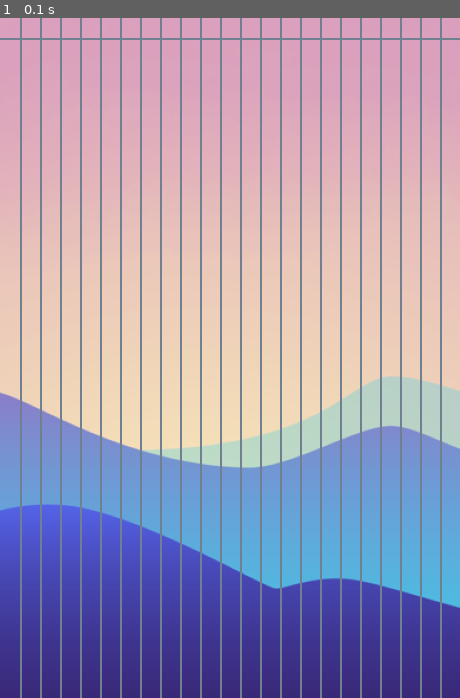
Above: before the commit, frame 1.
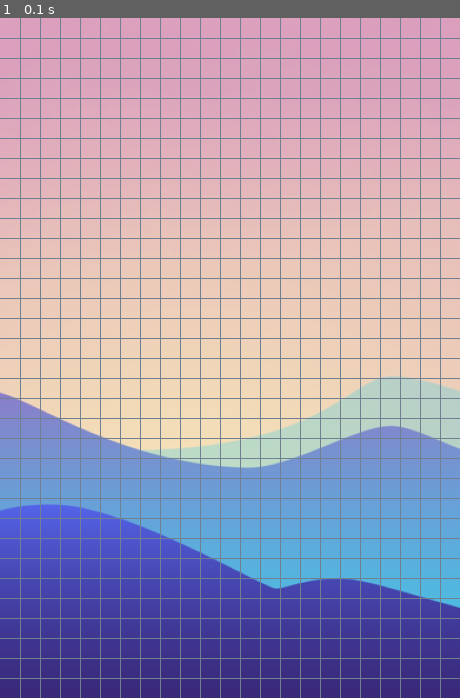
Above: after the commit, the same moment.

Repository: infProgram/inf371_spring2022-Pieces-Ho
Game: pygame game, started from peronalProject/bubbleDefense.py
Same seed, same stepped clock (60 frames per second), same inputs: the game is played once before the commit and once after it.
Inputs:
- Up to frame 1 (0.1 s): no input

The runs differ from the first frame. In frame 1, 8.9% of the frame differs, in the area x 0-100%, y 0-100%.

Commit message:
Draw the x y lines

Diff:
--- a/peronalProject/bubbleDefense.py
+++ b/peronalProject/bubbleDefense.py
@@ -5,20 +5,24 @@
 screen = pygame.display.set_mode(size)
 pygame.display.set_caption('Bubble Defense') #  主窗口标题（Title）
 backgroundPic = pygame.image.load("bgPic.png")
-pointsx = [(-1,20),(460,20)]
+pointsx = [(-1,20),(460,20),(460,40),(-1,40),(-1,60),(460,60),(460,80),(-1,80),(-1,100),(460,100),(460,120),(-1,120),(-1,140),
+(460,140),(460,160),(-1,160),(-1,180),(460,180),(460,200),(-1,200),(-1,220),(460,220),(460,240),(-1,240),(-1,260),(460,260),(460,280),
+(-1,280),(-1,300),(460,300),(460,320),(-1,320),(-1,340),(460,340),(460,360),(-1,360),(-1,380),(460,380),(460,400),(-1,400),(-1,420),
+(460,420),(460,440),(-1,440),(-1,460),(460,460),(460,480),(-1,480),(-1,500),(460,500),(460,520),(-1,520),(-1,540),(460,540),(460,560),
+(-1,560),(-1,580),(460,580),(460,600),(-1,600),(-1,620),(460,620),(460,640),(-1,640),(-1,660),(460,660),(460,680),(-1,680)]
 
-pointsy = [(20, -1),(20, 680),(40, 680),(40, -1),(60, -1),(60, 680),(80, 680),(80, -1),(100, -1),(100, 680),(120, 680),(120, -1),
-(140, -1),(140, 680),(160, 680),(160, -1),(180, -1),(180, 680),(200, 680),(200, -1),(220, -1),(220, 680),(240, 680),
-(240, -1),(260, -1),(260, 680),(280, 680),(280, -1),(300, -1),(300, 680),(320, 680),(320, -1),(340, -1), (340, 680),
-(360, 680),(360, -1),(380, -1),(380, 680),(400, 680),(400, -1),(420, -1),(420, 680),(440, 680),(440, -1)]
+pointsy = [(20,-1),(20,680),(40,680),(40,-1),(60,-1),(60,680),(80,680),(80,-1),(100,-1),(100,680),(120,680),(120,-1),
+(140,-1),(140,680),(160,680),(160,-1),(180,-1),(180,680),(200,680),(200,-1),(220,-1),(220,680),(240,680),
+(240,-1),(260,-1),(260,680),(280,680),(280,-1),(300,-1),(300,680),(320,680),(320,-1),(340,-1), (340,680),
+(360,680),(360,-1),(380,-1),(380,680),(400,680),(400,-1),(420,-1),(420,680),(440,680),(440,-1)]
 
 isRunning = True
 while isRunning:
   for event in pygame.event.get():
     if (event.type == pygame.KEYDOWN and event.key == pygame.K_ESCAPE) or event.type == pygame.QUIT: sys.exit()
   screen.blit(backgroundPic,(0,0))
-  pygame.draw.lines(screen, (112,128,144), 0, pointsx, 2)
-  pygame.draw.lines(screen, (112,128,144), 0, pointsy, 2)
+  pygame.draw.lines(screen, (112,128,144), 0, pointsx, 1)
+  pygame.draw.lines(screen, (112,128,144), 0, pointsy, 1)
 
 
   time.sleep(0.007)
